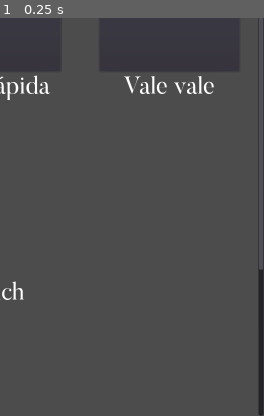
Above: before the commit, frame 1.
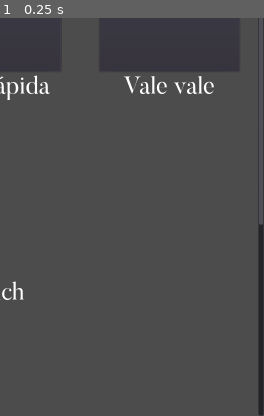
Above: after the commit, the same moment.

Repository: PKGaspi/SevApp
Game: Godot game, scene res://src/Main.tscn
Same seed, same stepped clock (60 frames per second), same inputs: the game is played once before the commit and once after it.
Inputs:
- Up to frame 1 (0.25 s): no input
The pictures show only the part of the screen within x 50-100%, y 50-100%; the shares and areas given below are measured in that part.

The runs differ from the first frame. In frame 1, 0.2% of the frame differs, in the area x 98-100%, y 51-64%.

Commit message:
Added more sounds

Diff:
--- a/src/Global.gd
+++ b/src/Global.gd
@@ -4,8 +4,10 @@
 	ES,
 	FR,
 	IT,
+	PR,
 	DE,
 	FI,
+	RU,
 }
 
 var language_names := [
@@ -13,6 +15,7 @@
 	"Spanish",
 	"French",
 	"Italian",
+	"Portuguese",
 	"German",
 	"Finnish",
 	"Russian",
--- a/src/SoundData.gd
+++ b/src/SoundData.gd
@@ -1,7 +1,6 @@
 class_name SoundData
 extends Resource
 
-export var id: int
 export var title: String
 export(String, MULTILINE) var transcript: String
 export(global.languages) var language: int
Not shown, removed: assets/sfx/012-que_pase.wav.import
Not shown, removed: assets/sfx/013-que_paso.wav.import
Not shown, removed: assets/sfx/014-que_pasa.wav.import
Not shown, removed: assets/sfx/015-putain5.wav.import
Not shown, removed: assets/sfx/016-putain6.wav.import
Not shown, removed: assets/sfx/032-obrigado.wav.import
Not shown, removed: assets/sfx/034-mucho_texto.wav.import
Not shown, removed: assets/sfx/038-yes.wav.import
Not shown, removed: assets/sfx/039-bloody_fools.wav.import
Not shown, removed: assets/sfx/mlg-airhorn.mp3.import
Not shown, removed: assets/sfx/012-que_pase.wav
Not shown, removed: assets/sfx/013-que_paso.wav
(and 8 more such lines)
